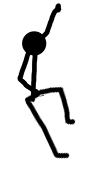
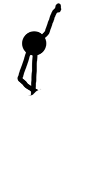
Layers edited between the first and the second 100 x 178 image:
added layer "Layer 38 copy" above "Layer 38" over [29, 86, 62, 96]
hid "Layer 38", painted on it, masked it over [24, 86, 76, 159]
